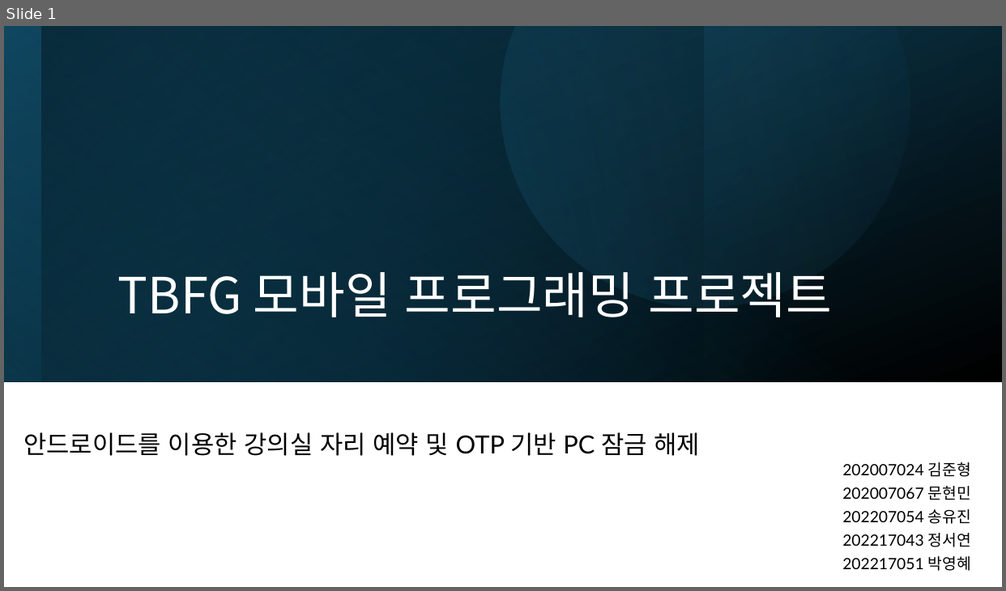
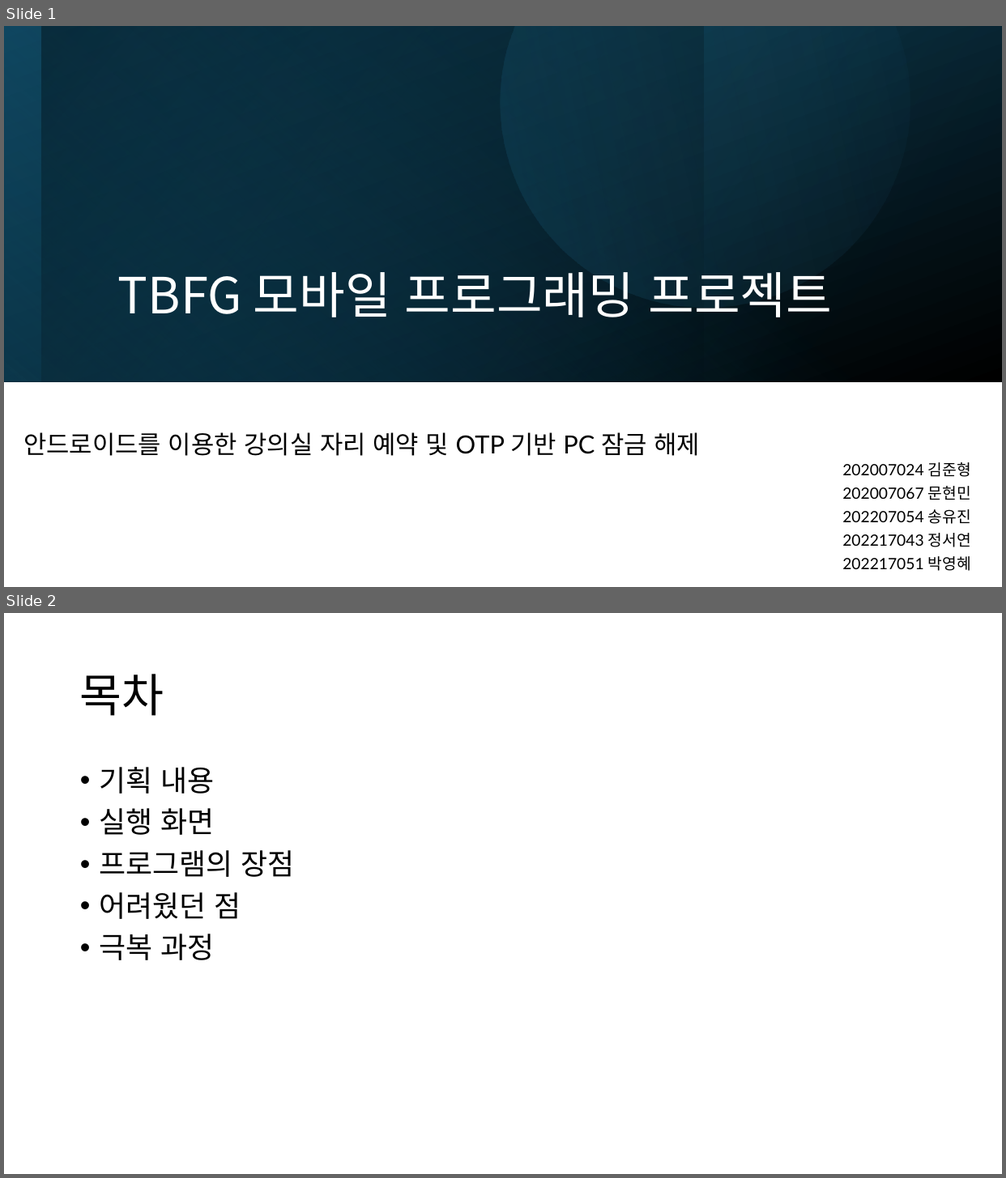
Before and after one commit to kjunh972/TBFG, a slide deck: doc/TBFG 모바일 프로젝트.pptx. Shown one above the other, each under a label of ours: slide 1 before the commit, slides 1 and 2 after it. The pictures are 1006x591 and 1006x1178 pixels, drawn with LibreOffice and Linux fonts; fonts in the diff are those of the drawing. Boxes give left, top, right and bottom in pixels: in the first picture for what was removed or moved away, otherwise in the second. Text is boxed around its words. In the diff, an @@ line names an element or a change of style, - is before the commit and + after.

```diff
--- a/doc/TBFG 모바일 프로젝트.pptx
+++ b/doc/TBFG 모바일 프로젝트.pptx
@@ slide 2 added at box(4, 613, 1002, 1174), background #FFFFFF @@
@@ title added at box(80, 674, 164, 716), 44 pt, text #000000 @@
+목차
@@ text added at box(99, 767, 294, 960), 28 pt, text #000000 @@
+• 기획 내용
+• 실행 화면
+• 프로그램의 장점
+• 어려웠던 점
+• 극복 과정
```
Also in this commit, not shown: 8 slides changed, 1 other slide added.
